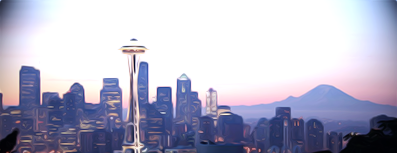
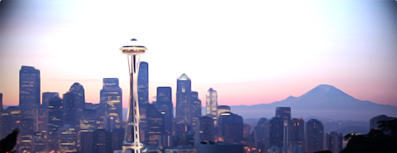
Two versions of the same layered image (397 × 153). Layer-by-layer changes:
painted on "PLACEHOLDER" over box(0, 0, 397, 153)
